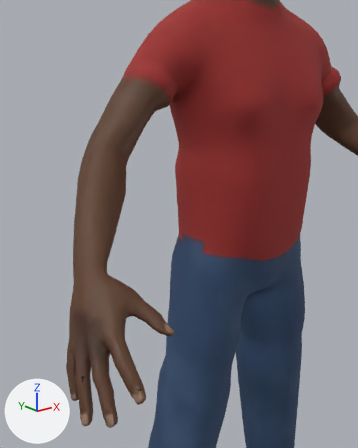
The glTF model game/public/customers/man_young.glb, before and after one commit.
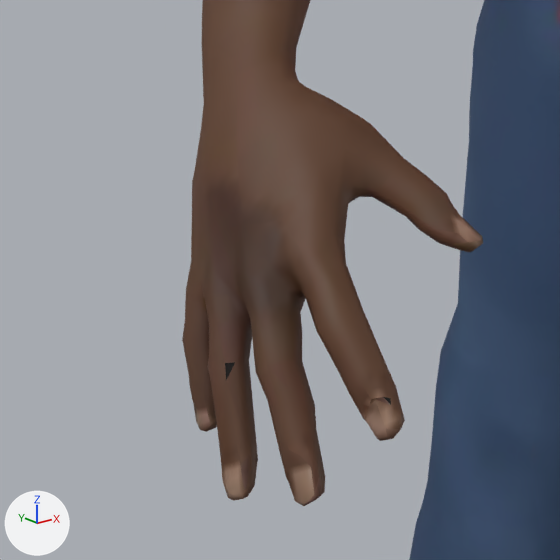
Each version appears first from a 50 mm camera at (-0.804, -0.806, 1.357) aimed at (-0.424, -0.331, 1.167), and next in a close-up on the part from 0% to 57% of the width and 55% to 100% of the height. The axes (+X, +Y, +Z) are drawn at lower left. The lights are the same throughout. The first two pictures are the older version. The close-ups show mesh edges as thin lines. Where no turn or scale is listed for an object, it has been applied to the vertices.

The first close-up shows 'man_young_body'.
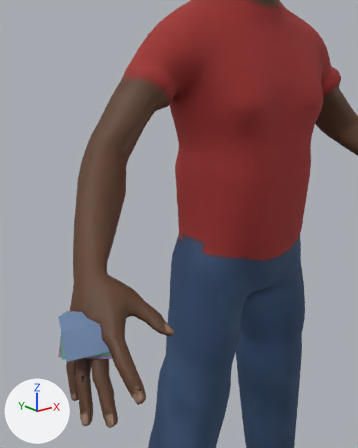
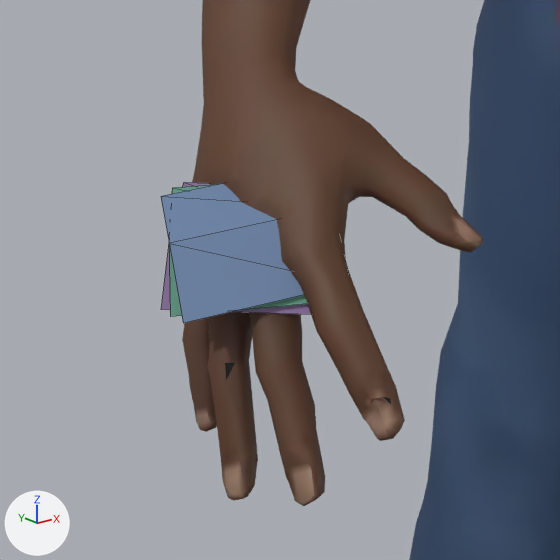
Boxes (x1, y1, x2, y2) around the edits, measured in the close-ups (560 x 560 px):
'man_young_notes', added: after (161, 182, 311, 323)
    faces in mat_notes_2 (blue #6c84a8): (161, 183, 304, 323)
    faces in mat_notes_1 (green #5f9a83): (169, 184, 307, 317)
    faces in mat_notes_0 (purple #8a6f9e): (161, 182, 311, 314)

The change, as a list of edits to the scene's bpy script:
```text
Add mat_notes_1:
    mat_notes_1 = principled_material('notes_1')
    mat_notes_1.base_color = (0.114, 0.323, 0.227)  # green #5f9a83
    mat_notes_1.roughness = 0.7
Add mat_notes_2:
    mat_notes_2 = principled_material('notes_2')
    mat_notes_2.base_color = (0.15, 0.231, 0.392)  # blue #6c84a8
    mat_notes_2.roughness = 0.7
Add mat_notes_0:
    mat_notes_0 = principled_material('notes_0')
    mat_notes_0.base_color = (0.254, 0.159, 0.342)  # purple #8a6f9e
    mat_notes_0.roughness = 0.7
Add me_man_young_notes:
    me_man_young_notes.from_pydata([(-0.0098, 0.0493, 0.0107), (0.0508, 0.0054, 0.0057), (0.0296, -0.0232, 0.0001), (-0.031, 0.0207, 0.0051), (0.014, -0.0418, -0.0265), (-0.0466, 0.0021, -0.0215), (-0.017, 0.0468, 0.011), (0.0486, 0.0105, 0.011), (0.0315, -0.0206, 0.0053), (-0.0342, 0.0156, 0.0053), (0.0198, -0.0417, -0.0215), (-0.0459, -0.0055, -0.0215), (-0.0246, 0.043, 0.0106), (0.0452, 0.0163, 0.0162), (0.0328, -0.0171, 0.0107), (-0.037, 0.0096, 0.0051), (0.026, -0.0405, -0.0159), (-0.0438, -0.0138, -0.0215)], [], [(0, 1, 2), (0, 2, 3), (3, 2, 4), (3, 4, 5), (6, 7, 8), (6, 8, 9), (9, 8, 10), (9, 10, 11), (12, 13, 14), (12, 14, 15), (15, 14, 16), (15, 16, 17)])
    for i in [*range(4, 8)]: me_man_young_notes.polygons[i].material_index = 1
    for i in [*range(8, 12)]: me_man_young_notes.polygons[i].material_index = 2
    me_man_young_notes.materials.append(mat_notes_0)  # purple #8a6f9e
    me_man_young_notes.materials.append(mat_notes_1)  # green #5f9a83
    me_man_young_notes.materials.append(mat_notes_2)  # blue #6c84a8
Add ob_man_young_notes:
    ob_man_young_notes = bpy.data.objects.new('man_young_notes', me_man_young_notes)
    ob_man_young_notes.location = (-0.5394, -0.2974, 1.0397)
```
